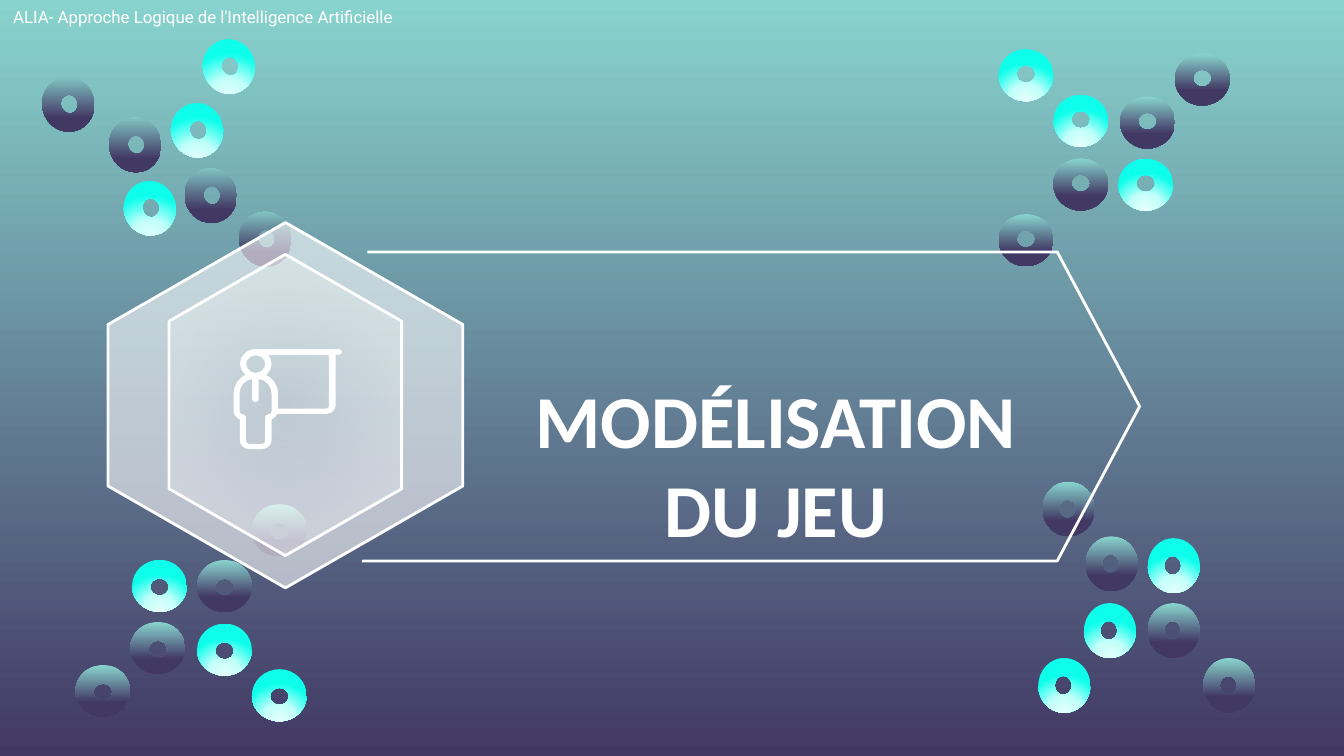
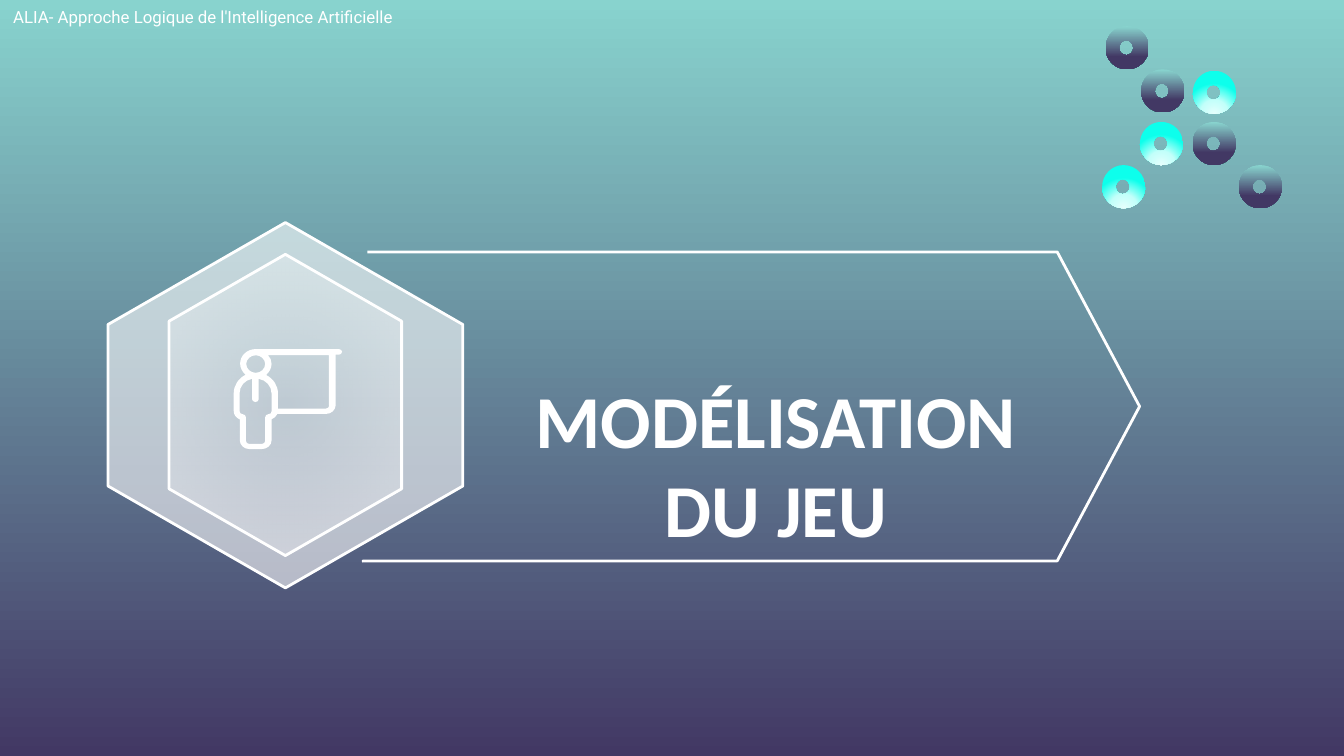
Before and after one commit to mguillevic/Othello, a slide deck: slide 3 of ALIA_Othello FINAL.pptx. Drawn at 1344x756 pixels with LibreOffice and Linux fonts; fonts in the diff are those of the drawing; background and template pictures are left out. Boxes give left, top, right and bottom in pixels: in the first picture for what was removed or moved away, otherwise in the second. Text is boxed around its words. In the diff, an @@ line names an element or a change of style, - is before the commit and + after.

```diff
--- a/ALIA_Othello FINAL.pptx
+++ b/ALIA_Othello FINAL.pptx
@@ freeform shape: place and size @@
-freeform shape at bbox=[1043, 481, 1095, 536]
+freeform shape at bbox=[1106, 26, 1149, 69]
@@ freeform shape removed at bbox=[999, 50, 1054, 102] @@
@@ freeform shape removed at bbox=[1175, 54, 1230, 106] @@
@@ freeform shape: place and size @@
-freeform shape at bbox=[1086, 536, 1138, 591]
+freeform shape at bbox=[1141, 70, 1184, 113]
@@ freeform shape: place and size @@
-freeform shape at bbox=[1148, 538, 1200, 593]
+freeform shape at bbox=[1192, 71, 1235, 114]
@@ freeform shape removed at bbox=[1054, 95, 1109, 148] @@
@@ freeform shape removed at bbox=[1120, 97, 1175, 149] @@
@@ freeform shape: place and size @@
-freeform shape at bbox=[1085, 603, 1137, 659]
+freeform shape at bbox=[1140, 122, 1183, 165]
@@ freeform shape: place and size @@
-freeform shape at bbox=[1148, 603, 1200, 659]
+freeform shape at bbox=[1192, 122, 1235, 165]
@@ freeform shape removed at bbox=[1054, 159, 1109, 211] @@
@@ freeform shape: place and size @@
-freeform shape at bbox=[1039, 659, 1091, 714]
+freeform shape at bbox=[1102, 165, 1145, 208]
@@ freeform shape removed at bbox=[1118, 159, 1173, 211] @@
@@ freeform shape: place and size @@
-freeform shape at bbox=[1203, 659, 1255, 714]
+freeform shape at bbox=[1239, 165, 1282, 208]
@@ group removed at bbox=[36, 34, 297, 273]: 7 freeform shapes @@
@@ freeform shape removed at bbox=[999, 214, 1054, 266] @@
@@ group removed at bbox=[75, 504, 306, 722]: 7 freeform shapes @@
```
Also in this commit, not shown: 4 other slides changed.
